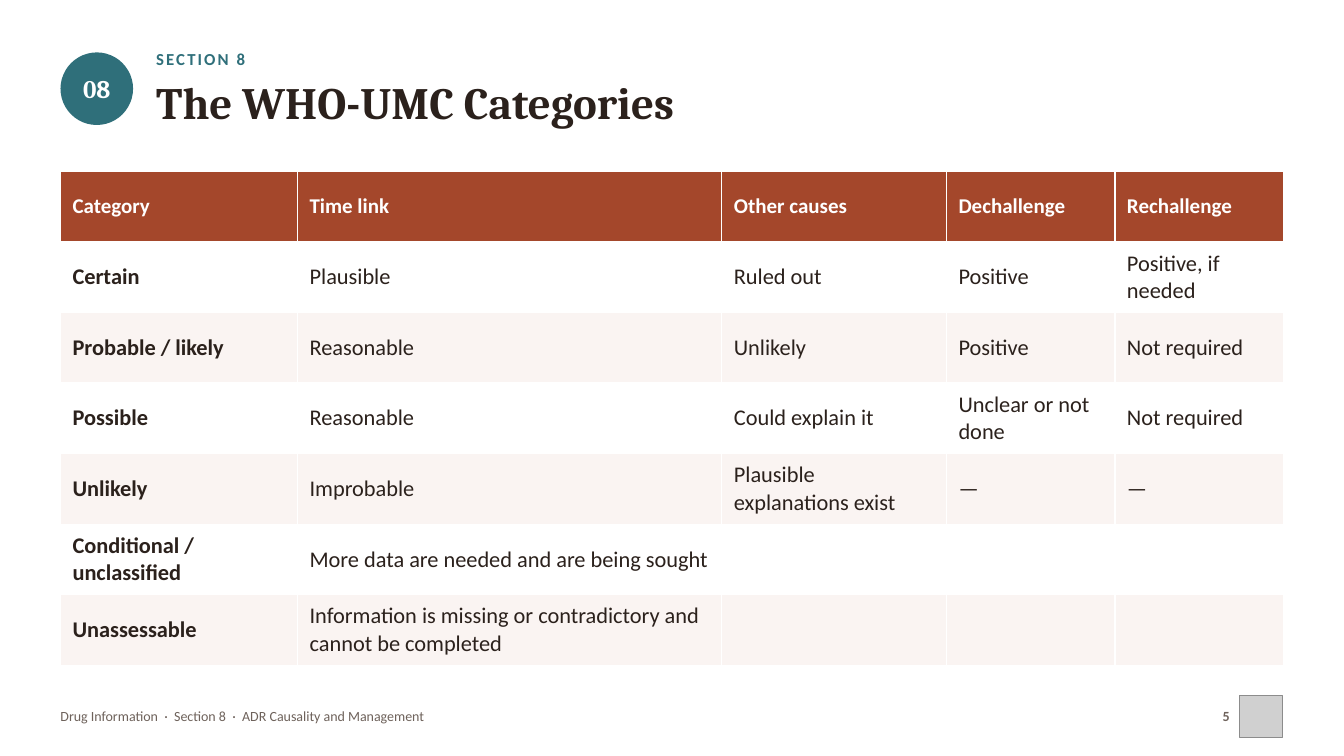
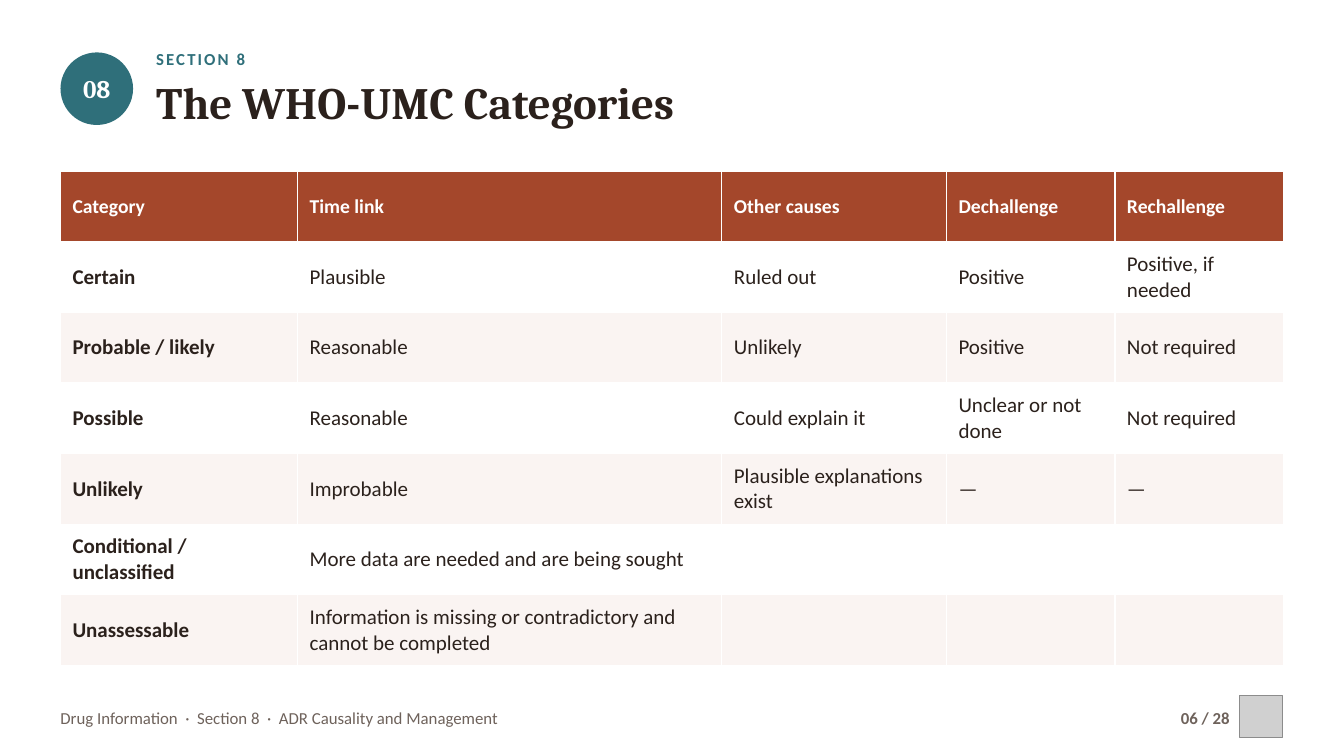
Before and after one commit to drrefaat18-ops/yasser, a slide deck: slide 6 of projects/drug-information-practical/slides/ch08-adr-causality-management.pptx (slide 5 before the commit). Drawn at 1344x756 pixels with LibreOffice and Linux fonts; fonts in the diff are those of the drawing; grey boxes stand for pictures. Boxes give left, top, right and bottom in pixels: in the first picture for what was removed or moved away, otherwise in the second. Text is boxed around its words. In the diff, an @@ line names an element or a change of style, - is before the commit and + after.

```diff
--- a/projects/drug-information-practical/slides/ch08-adr-causality-management.pptx
+++ b/projects/drug-information-practical/slides/ch08-adr-causality-management.pptx
@@ table at [60, 171, 1284, 665] @@
@@ size 15 to 14 pt in "Category", "Time link", "Other causes", "Dechallenge" and 1 more places @@
@@ size 16 to 15 pt in "Certain", "Plausible", "Ruled out", "Positive" and 20 more places @@
@@ text "Drug Information · Section 8 ..." at [60, 712, 497, 727]: size 10 to 12 pt @@
@@ text at [1181, 712, 1230, 724]: text changed; size 10 to 12 pt @@
-5
+06 / 28
```
Also in this commit, not shown: 23 other slides changed, 2 slides added, 14 other files.
